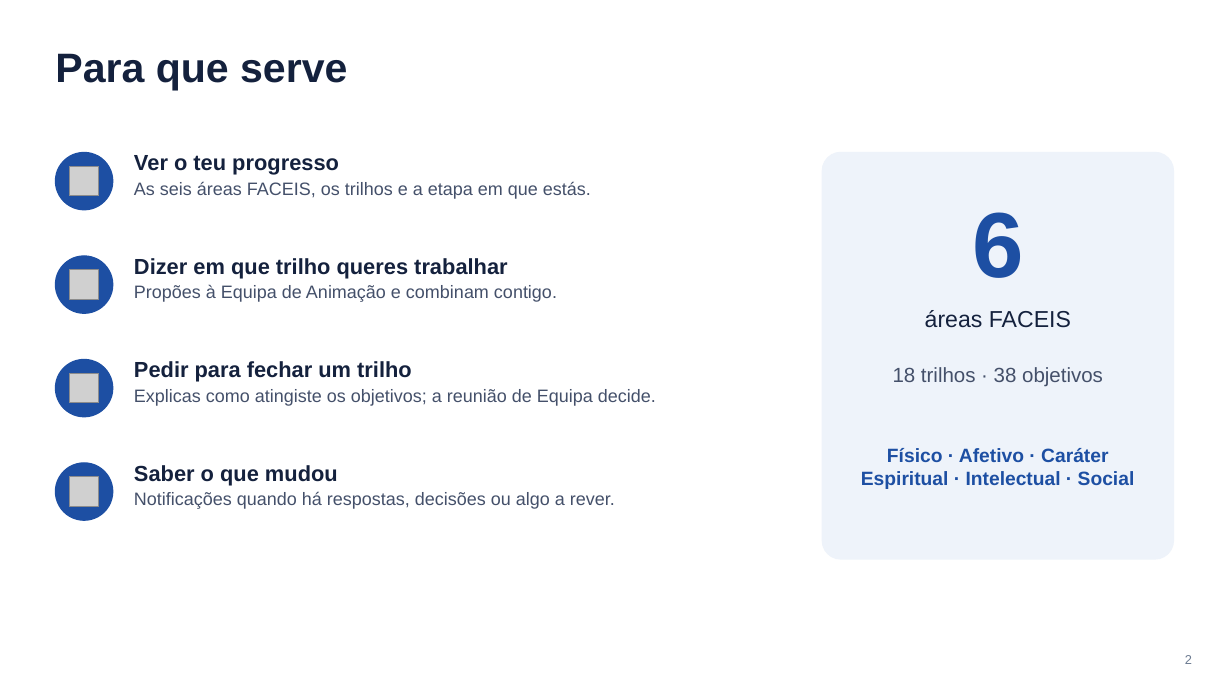
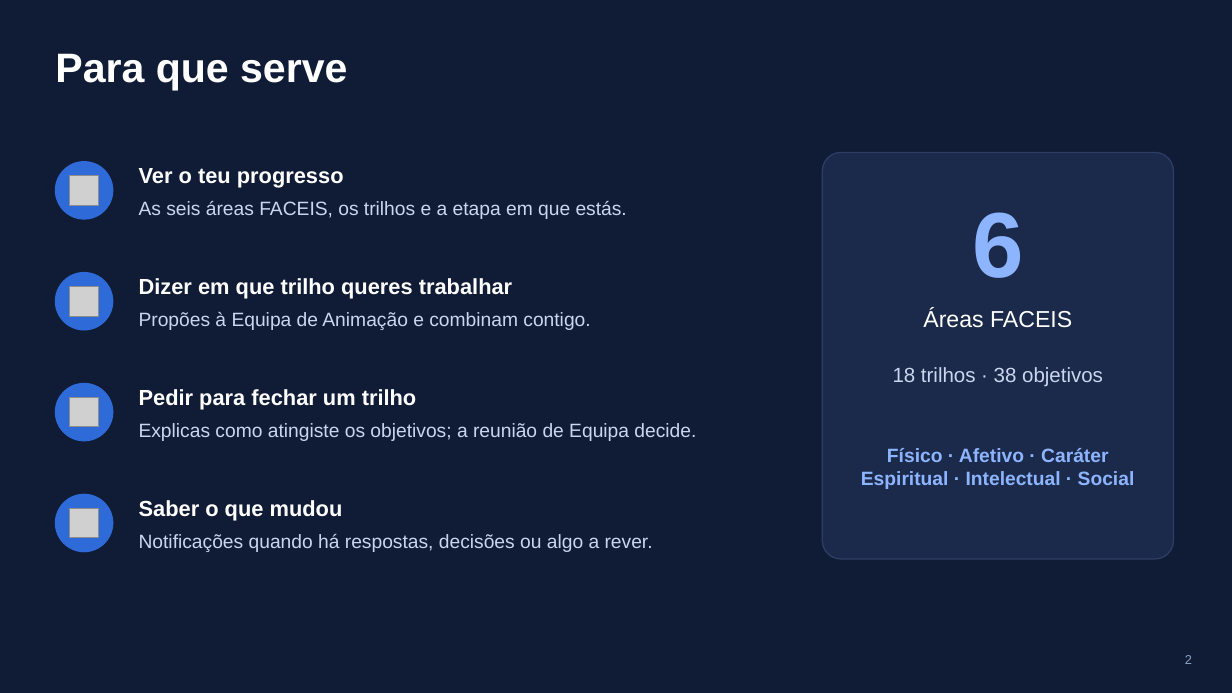
Before and after one commit to jacorreia200218-star/Sistema-Progresso, a slide deck: slide 2 of docs/apresentacao/Pioneiros-app-apresentacao.pptx. Drawn at 1232x693 pixels with LibreOffice and Linux fonts; fonts in the diff are those of the drawing; grey boxes stand for pictures. Boxes give left, top, right and bottom in pixels: in the first picture for what was removed or moved away, otherwise in the second. Text is boxed around its words. In the diff, an @@ line names an element or a change of style, - is before the commit and + after.

```diff
--- a/docs/apresentacao/Pioneiros-app-apresentacao.pptx
+++ b/docs/apresentacao/Pioneiros-app-apresentacao.pptx
@@ background #FFFFFF to #101C36 @@
@@ title "Para que serve" at box(55, 53, 347, 90): text colour #14213D to #FFFFFF @@
@@ ellipse: place and size @@
-ellipse at box(55, 152, 113, 210)
+ellipse at box(55, 162, 113, 219)
@@ picture: place and size @@
-picture at box(69, 166, 99, 196)
+picture at box(69, 176, 99, 205)
@@ text "Ver o teu progresso": place and size @@
-text "Ver o teu progresso" at box(134, 155, 591, 199)
+text "Ver o teu progresso" at box(139, 168, 627, 219)
@@ text "Ver o teu progresso" at box(139, 168, 627, 219): text colour #14213D to #FFFFFF in "Ver o teu progresso"; size 14 to 15 pt, text colour #44506A to #C9D6EE in "As seis áreas FACEIS, os trilhos e ..."; line spacing 1 to 1.15; more space between paragraphs; less space between paragraphs @@
@@ rounded rectangle at box(823, 152, 1174, 559): fill #EEF3FA to #1B2A4A; outline #EEF3FA 1 pt to #2C3E63 1 pt @@
@@ text "6" at box(972, 212, 1023, 278): text colour #1D4FA3 to #8DB4FF @@
@@ text "Dizer em que trilho queres ...": place and size @@
-text "Dizer em que trilho queres ..." at box(134, 258, 557, 302)
+text "Dizer em que trilho queres ..." at box(139, 278, 590, 330)
@@ text "Dizer em que trilho queres ..." at box(139, 278, 590, 330): text colour #14213D to #FFFFFF in "Dizer em que trilho queres trabalhar"; size 14 to 15 pt, text colour #44506A to #C9D6EE in "Propões à Equipa de Animação e combinam ..."; line spacing 1 to 1.15; more space between paragraphs; less space between paragraphs @@
@@ ellipse: place and size @@
-ellipse at box(55, 256, 113, 313)
+ellipse at box(55, 273, 113, 330)
@@ picture: place and size @@
-picture at box(69, 270, 99, 299)
+picture at box(69, 287, 99, 316)
@@ text at box(923, 309, 1072, 328): text changed; text colour #14213D to #FFFFFF @@
-áreas FACEIS
+Áreas FACEIS
@@ text "18 trilhos · 38 objetivos" at box(893, 367, 1103, 387): text colour #44506A to #C9D6EE @@
@@ ellipse: place and size @@
-ellipse at box(55, 360, 113, 417)
+ellipse at box(55, 384, 113, 441)
@@ text "Pedir para fechar um trilho": place and size @@
-text "Pedir para fechar um trilho" at box(134, 361, 656, 406)
+text "Pedir para fechar um trilho" at box(139, 389, 696, 441)
@@ text "Pedir para fechar um trilho" at box(139, 389, 696, 441): text colour #14213D to #FFFFFF in "Pedir para fechar um trilho"; size 14 to 15 pt, text colour #44506A to #C9D6EE in "Explicas como atingiste os objetivos; a reunião ..."; line spacing 1 to 1.15; more space between paragraphs; less space between paragraphs @@
@@ picture: place and size @@
-picture at box(69, 373, 99, 403)
+picture at box(69, 397, 99, 427)
@@ text "Físico · Afetivo · Caráter" at box(861, 448, 1135, 489): text colour #1D4FA3 to #8DB4FF @@
@@ ellipse: place and size @@
-ellipse at box(55, 463, 113, 520)
+ellipse at box(55, 494, 113, 552)
@@ fill #1D4FA3 to #2F6BD8; outline #1D4FA3 1 pt to #2F6BD8 1 pt in 4 elements at box(55, 162, 113, 219), box(55, 273, 113, 330), box(55, 384, 113, 441), box(55, 494, 113, 552) @@
@@ picture: place and size @@
-picture at box(69, 477, 99, 506)
+picture at box(69, 508, 99, 538)
@@ text "Saber o que mudou": place and size @@
-text "Saber o que mudou" at box(134, 465, 615, 509)
+text "Saber o que mudou" at box(139, 500, 653, 552)
@@ text "Saber o que mudou" at box(139, 500, 653, 552): text colour #14213D to #FFFFFF in "Saber o que mudou"; size 14 to 15 pt, text colour #44506A to #C9D6EE in "Notificações quando há respostas, decisões ou algo ..."; line spacing 1 to 1.15; more space between paragraphs; less space between paragraphs @@
@@ page number at box(1185, 655, 1192, 664): text colour #6B7A90 to #8FA3C7 @@
```
Also in this commit, not shown: 16 other slides changed.
